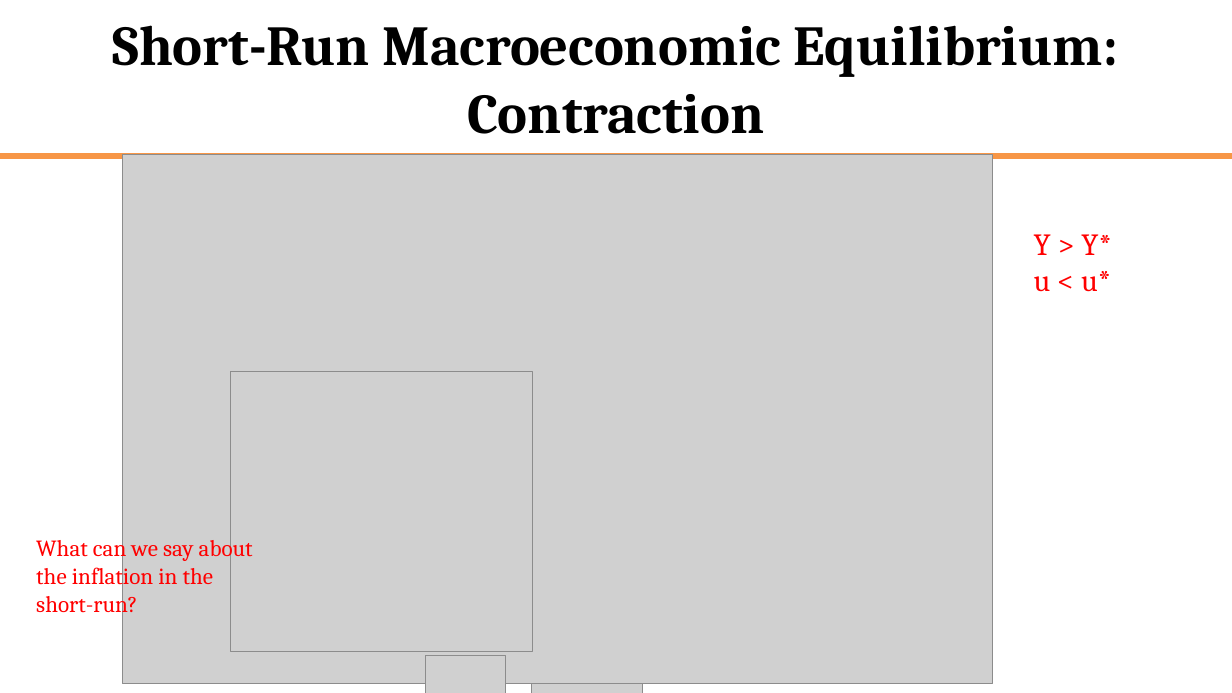
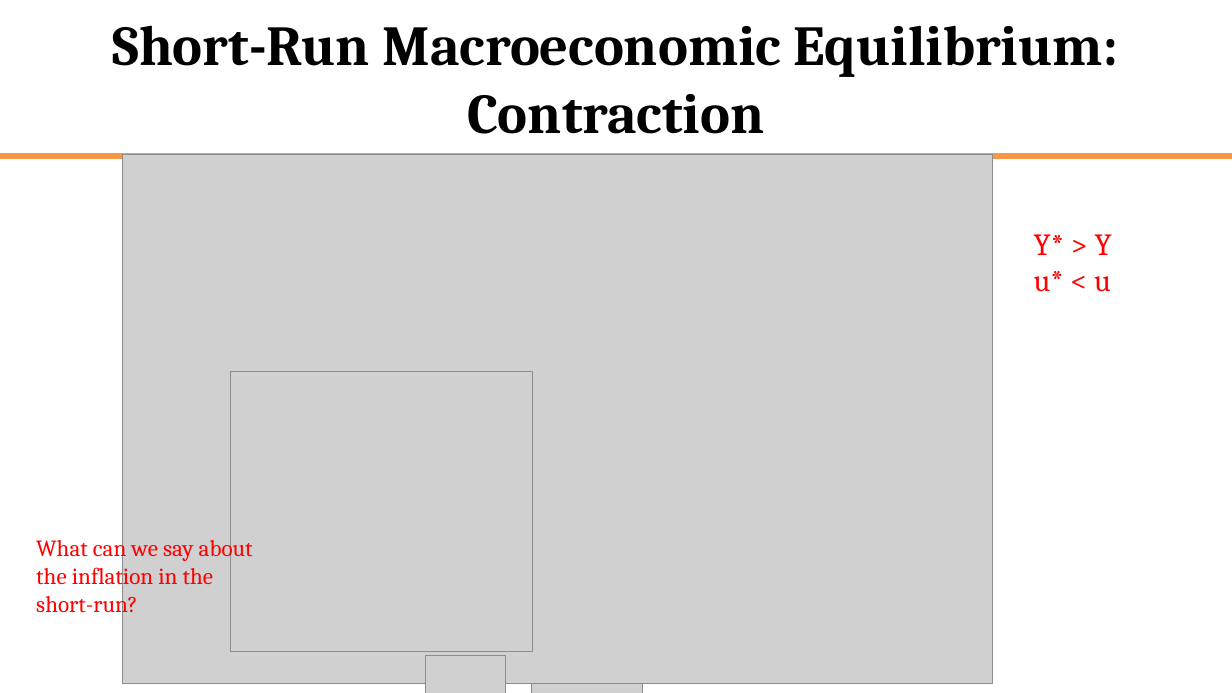
Before and after one commit to akademiekonometri/akademi-ekonometri-academic, a slide deck: slide 55 of static/repo/akek/courses/economics/Economics - Week 10 (Kara).pptx. Drawn at 1232x693 pixels with LibreOffice and Linux fonts; fonts in the diff are those of the drawing; grey boxes stand for pictures. Boxes give left, top, right and bottom in pixels: in the first picture for what was removed or moved away, otherwise in the second. Text is boxed around its words. In the diff, an @@ line names an element or a change of style, - is before the commit and + after.

```diff
--- a/static/repo/akek/courses/economics/Economics - Week 10 (Kara).pptx
+++ b/static/repo/akek/courses/economics/Economics - Week 10 (Kara).pptx
@@ text at (1034, 234, 1112, 292): text changed @@
-Y > Y*
-u < u*
+Y* > Y
+u* < u
```
Also in this commit, not shown: 14 other files.
